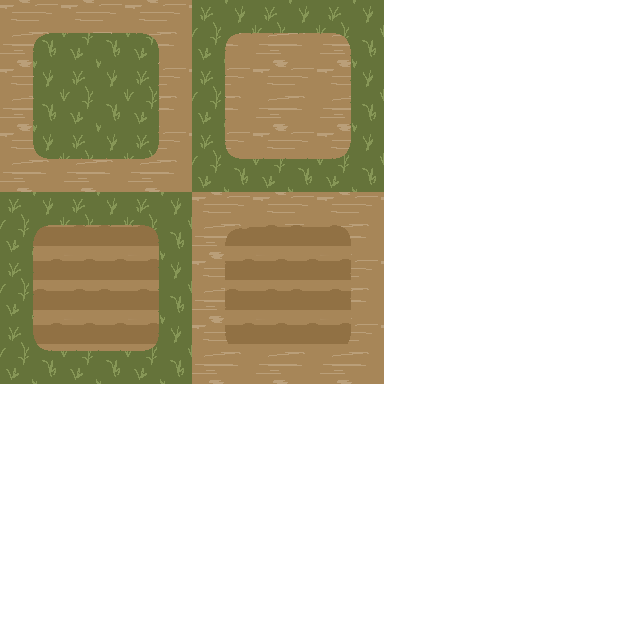
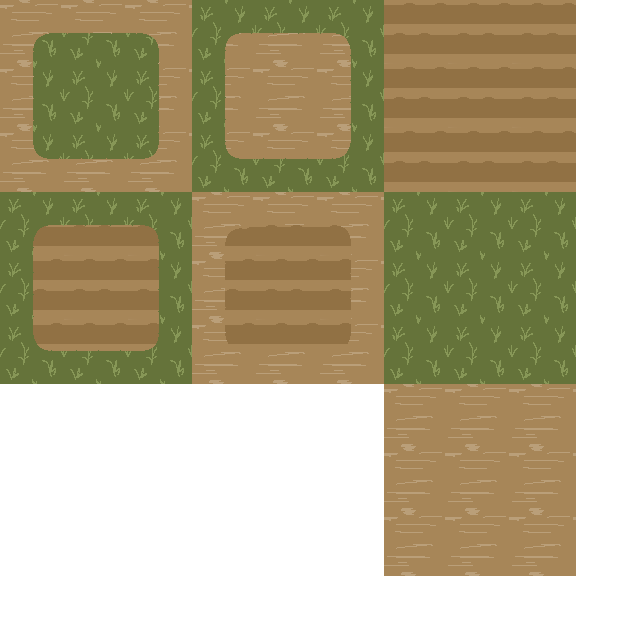
Revision of a layered 640 × 640 image; what changed, layer by layer:
added layer "FieldAround copy #1" above "FieldAround" over [384, 0, 576, 192]
added layer "DirtMiddle copy" above "DirtMiddle" over [384, 384, 576, 576]
added layer "GrassMiddle copy" above "GrassMiddle" over [384, 192, 576, 384]
